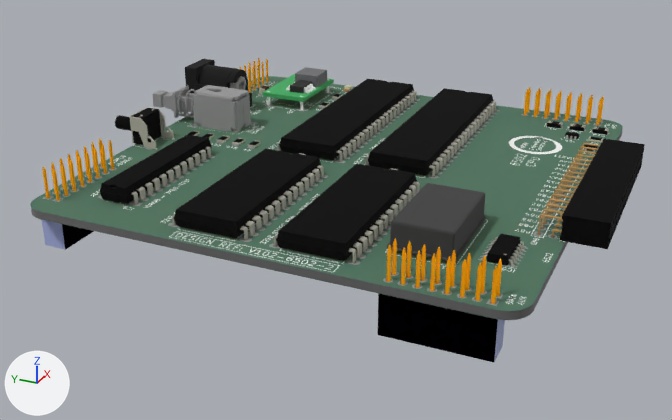
The glTF model assets/3d/6502.glb: old version first, new version second.
One viewpoint serves both versions: a camera (50 mm lens) standing at (-0.1257, -0.0241, 0.0765) and looking at (0.0439, 0.0522, -0.0083). Every picture has the same lights, and +X, +Y and +Z are marked at lower left. The first picture is the older version. Where no turn or scale is listed for an object, it has been applied to the vertices.

In view in the first picture: '=>[0:1:1:34]', '=>[0:1:1:36]', '=>[0:1:1:38]', '=>[0:1:1:40]', 'IC8', 'J1', 'JA4', 'PL1', 'R12', 'SW2', 'X1', 'module-pcb' and 3 more.
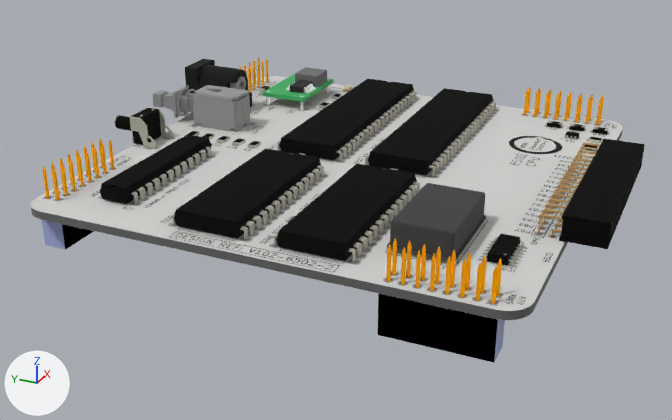
The change, as a diff of the scene's bpy script:
```diff
--- a/assets/3d/6502.glb.py
+++ b/assets/3d/6502.glb.py
@@ mat_mat_21 @@
 mat_mat_21 = principled_material('mat_21')
-mat_mat_21.base_color = (1.0, 1.0, 1.0)  # white #ffffff
+mat_mat_21.base_color = (0.0431, 0.0431, 0.0431)  # dark grey #3b3b3b
 mat_mat_21.roughness = 1.0
@@ mat_mat_22 @@
 mat_mat_22 = principled_material('mat_22')
-mat_mat_22.base_color = (0.08, 0.2, 0.14)  # dark green #507c69
+mat_mat_22.base_color = (0.769, 0.769, 0.769)  # light grey #e3e3e3
 mat_mat_22.roughness = 1.0
```

Pixel boxes [x1, y1, x2, y2] of what changed, in the pictures (672 x 420 px):
'=>[0:1:1:38]', recoloured
    both: [30, 76, 623, 320]
'=>[0:1:1:36]', recoloured
    both: [91, 82, 616, 305]
